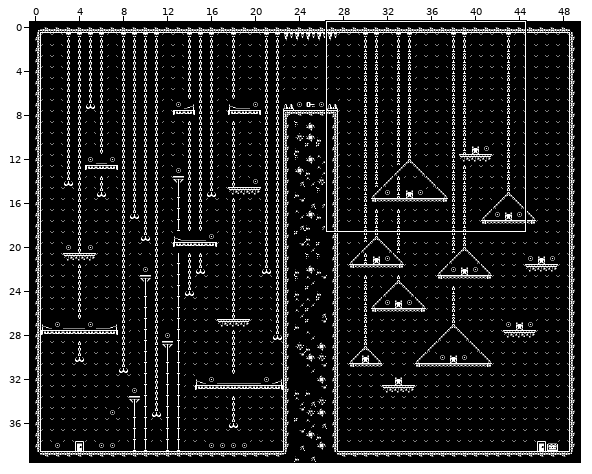
One commit to this Tiled map (JSON): assets/tilesets/level3.tmj. The picture above shows the old version from afar; the outline marks the close-up.
Close-up. As it was:
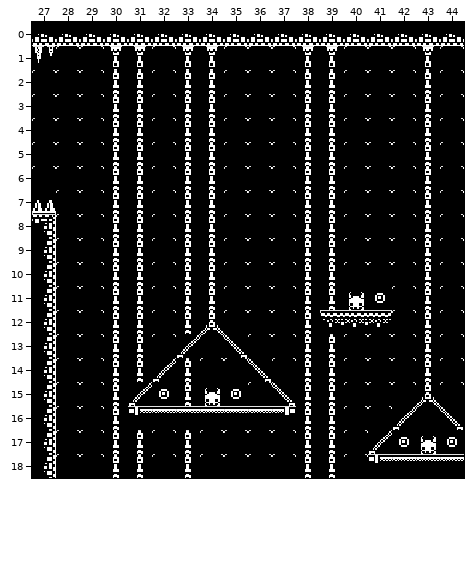
Cells are 16x16 px. Shown: x 27..44, y 0..18. The commit also changed other parts of the map, which this record leaves out.
And afterwards:
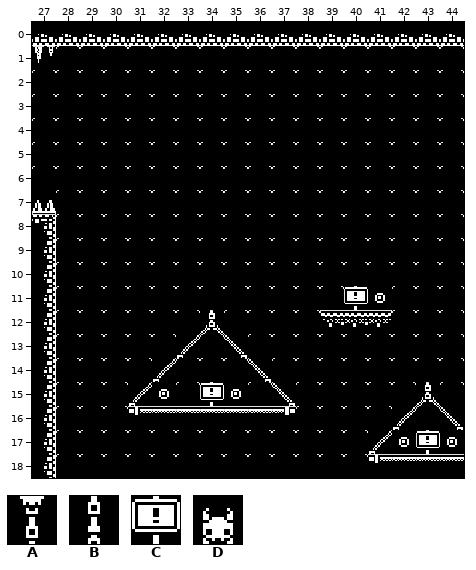
Key: from "base_black": A 3, B 4, C 77, D 340.
_ is an empty cell, . an unchanged one.
Tiles of an added or newly shown layer are drawn over the layers below it.
From old to new:
--- layer "Background" (now hidden)
@@ x 30..43 @@
- 1 AA.AA...AA...A
- 2 BB.BB...BB...B
- 3 BB.BB...BB...B
- 4 BB.BB...BB...B
- 5 BB.BB...BB...B
- 6 BB.BB...BB...B
- 7 BB.BB...BB...B
- 8 BB.BB...BB...B
- 9 BB.BB...BB...B
-10 BB.BB...BB...B
-11 BB.BB...BB...B
-12 BB.B....B....B
-13 BB......BB...B
-14 BB.B....BB...B
-15 B..B....BB....
-16 B.......BB....
-17 BB.B....BB....
-18 BB.B....BB....
+ 1 __.__...__..._
+ 2 __.__...__..._
+ 3 __.__...__..._
+ 4 __.__...__..._
+ 5 __.__...__..._
+ 6 __.__...__..._
+ 7 __.__...__..._
+ 8 __.__...__..._
+ 9 __.__...__..._
+10 __.__...__..._
+11 __.__...__..._
+12 __._...._...._
+13 __......__..._
+14 __._....__..._
+15 _.._....__....
+16 _.......__....
+17 __._....__....
+18 __._....__....
--- layer "Enemy" (added)
@@ x 40..40 @@
-11 _
+11 C
@@ x 34..34 @@
-15 _
+15 C
@@ x 43..43 @@
-17 _
+17 C
--- layer "Kill"
@@ x 40..40 @@
-11 D
+11 _
@@ x 34..34 @@
-15 D
+15 _
@@ x 43..43 @@
-17 D
+17 _
Changed places in both close-ups, as pixel boxes (x1, y1, x2, y2):
removed: (104, 46, 152, 478)
removed: (176, 46, 224, 334)
changed: (296, 46, 368, 478)
removed: (416, 46, 440, 382)
changed: (176, 358, 224, 406)
removed: (176, 430, 200, 478)
changed: (416, 430, 440, 454)
